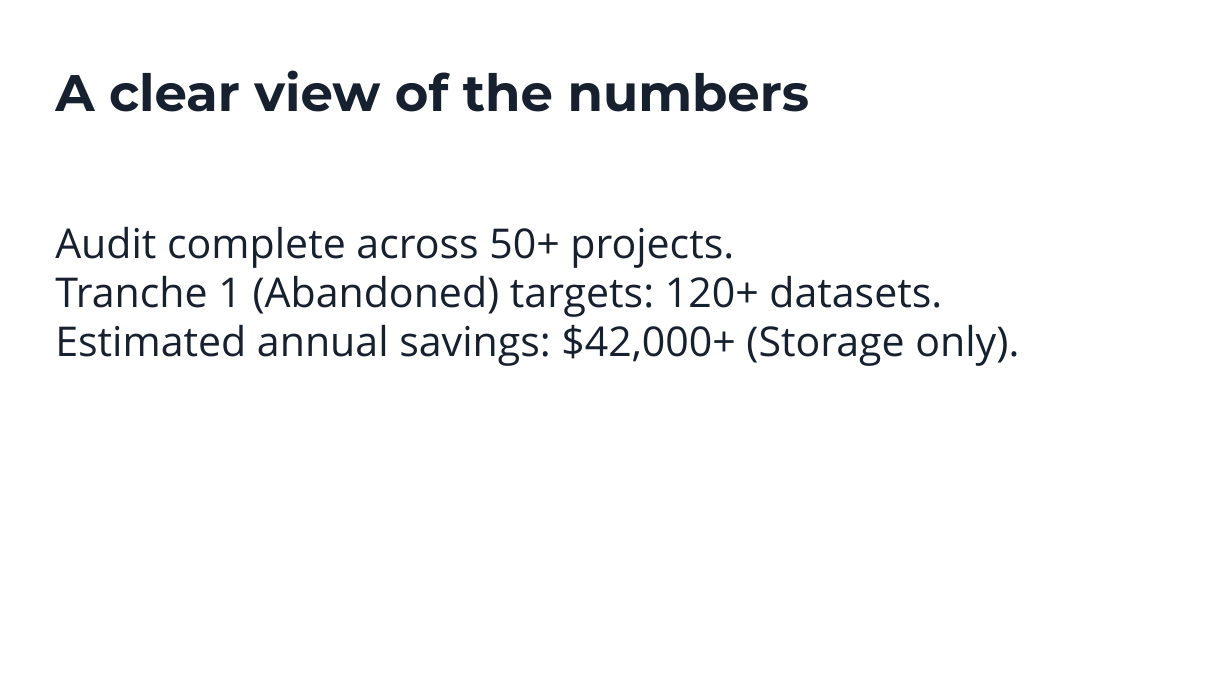
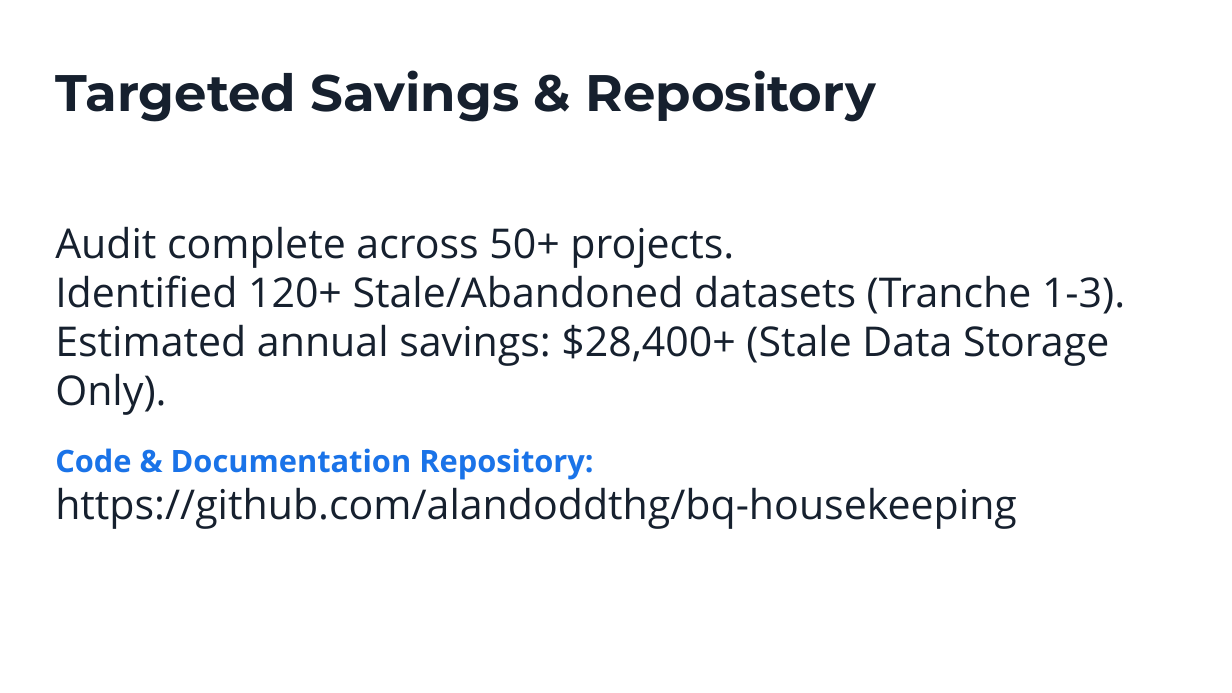
Before and after one commit to alandoddthg/bq-housekeeping, a slide deck: slide 5 of BigQuery_Housekeeping_Process.pptx. Drawn at 1232x693 pixels with LibreOffice and Linux fonts; fonts in the diff are those of the drawing. Boxes give left, top, right and bottom in pixels: in the first picture for what was removed or moved away, otherwise in the second. Text is boxed around its words. In the diff, an @@ line names an element or a change of style, - is before the commit and + after.

Commit message:
docs: refine savings metrics and add repo URL to presentation

```diff
--- a/BigQuery_Housekeeping_Process.pptx
+++ b/BigQuery_Housekeeping_Process.pptx
@@ text at bbox=[55, 70, 876, 122]: text changed @@
-A clear view of the numbers
+Targeted Savings & Repository
@@ text at bbox=[55, 275, 1125, 529]: text changed @@
-Tranche 1 (Abandoned) targets: 120+ datasets.
-Estimated annual savings: $42,000+ (Storage only).
+Identified 120+ Stale/Abandoned datasets (Tranche 1-3).
+Estimated annual savings: $28,400+ (Stale Data Storage Only).
+Code & Documentation Repository:
+https://github.com/alandoddthg/bq-housekeeping
```
Also in this commit, not shown: 1 other file.
